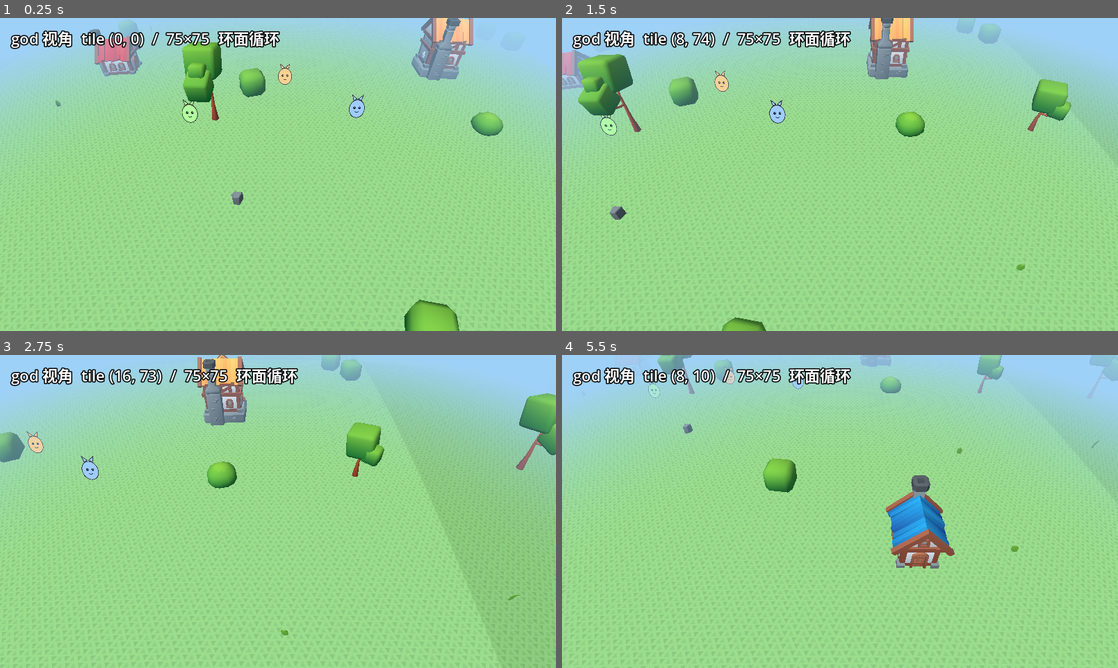
Above: before the commit, frames 1-4 (two rows, left to right).
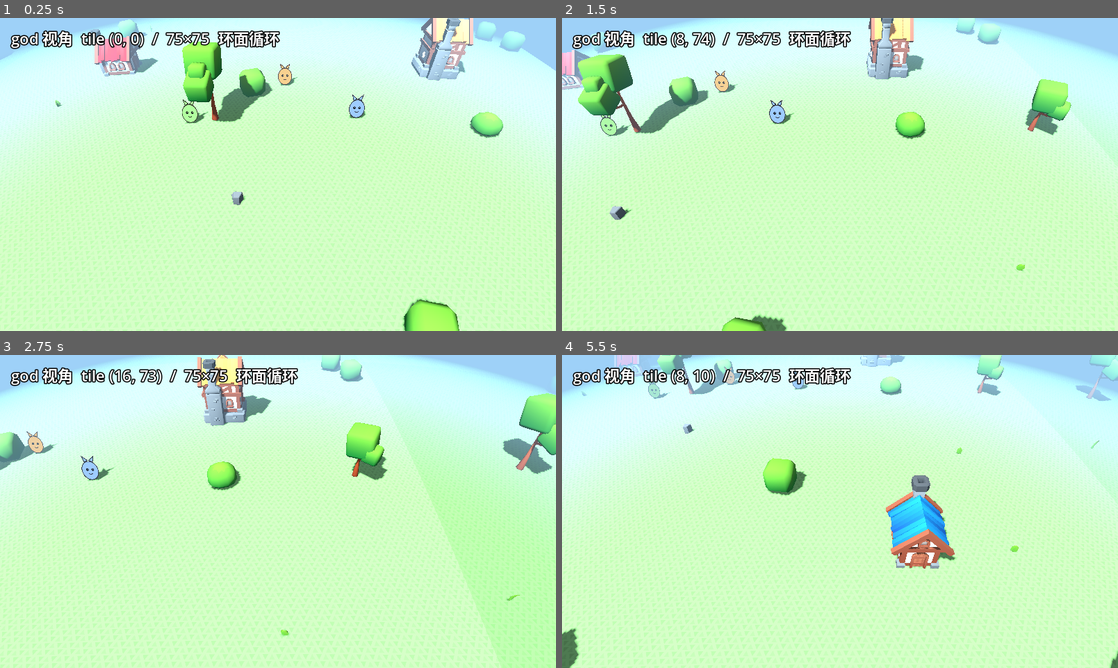
Above: after the commit, the same moments.

Repository: hoveychen/maliang
Game: Godot game, scene res://main.tscn
Two runs of this game, one before a commit and one after it. Both use one fixed random seed, a clock stepped at 60 frames per second and the inputs below.
Inputs (mouse positions are in pixels of both pictures, inside the frame that each line leads up to):
- Up to frame 1 (0.25 s): no input
- Up to frame 2 (1.5 s): tap Enter (ui_accept) at 0.5, 0.77 s; move the mouse to (962, 158) at 0.52 s; hold Right (ui_right) 0.53-1.25 s; click (962, 158) at 0.67 s; drag from (728, 190) to (812, 237) at 1.27 s
- Up to frame 3 (2.75 s): tap Enter (ui_accept) at 2 s; move the mouse to (333, 442) at 2.02 s; hold Right (ui_right) from 2.03 s (still down)
- Up to frame 4 (5.5 s): release Right (ui_right) at 2.75 s; drag from (812, 574) to (673, 464) at 2.77 s; tap Enter (ui_accept) at 3.5, 3.77, 5 s; move the mouse to (1006, 558) at 3.52 s; hold Left (ui_left) 3.53-4.25 s; drag from (673, 464) to (756, 433) at 4.27 s; move the mouse to (867, 511) at 5.02 s; hold Down (ui_down) from 5.03 s (still down); click (867, 511) at 5.17 s

The runs differ from the first frame. In frame 1, 94% of the frame differs, in the area x 0-100%, y 0-100%; in frame 2, 94%; in frame 3, 95%; in frame 4, 95%.

Commit message:
feat(render): 恢复方向光阴影
世界空间弯曲使 shadow pass 与相机 pass 几何一致，阴影不再错位。
单 split 正交 + 90m 距离 + 轻模糊，移动端友好。截帧验证树/房/灌木
阴影正确贴地。

Diff:
--- a/scripts/world.gd
+++ b/scripts/world.gd
@@ -107,7 +107,12 @@
 	light.name = "Sun"
 	light.rotation_degrees = Vector3(-55.0, -40.0, 0.0)
 	light.light_energy = 1.15
-	light.shadow_enabled = false  # 弯曲后阴影投影会错位
+	# 弯曲已改为世界空间位移（world_bend.gdshader）：相机/shadow pass 几何一致，可开阴影。
+	# 单 split 正交 + 短距离：Android 平板便宜；雾在 ~95 淡出，阴影只需覆盖近处。
+	light.shadow_enabled = true
+	light.directional_shadow_mode = DirectionalLight3D.SHADOW_ORTHOGONAL
+	light.directional_shadow_max_distance = 90.0
+	light.shadow_blur = 1.5
 	add_child(light)
 
 	var we := WorldEnvironment.new()
